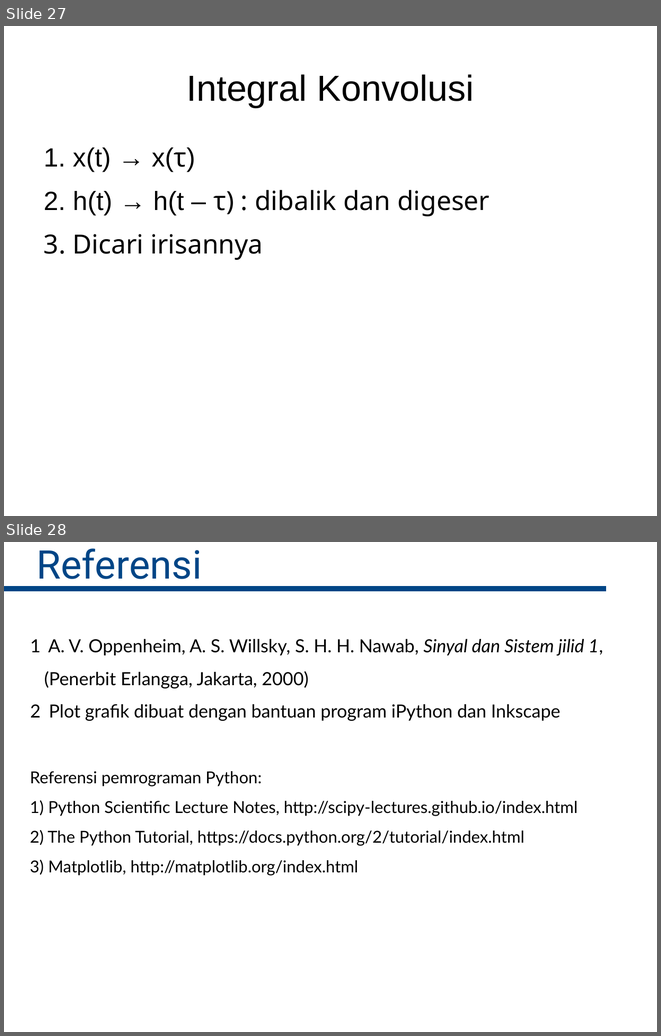
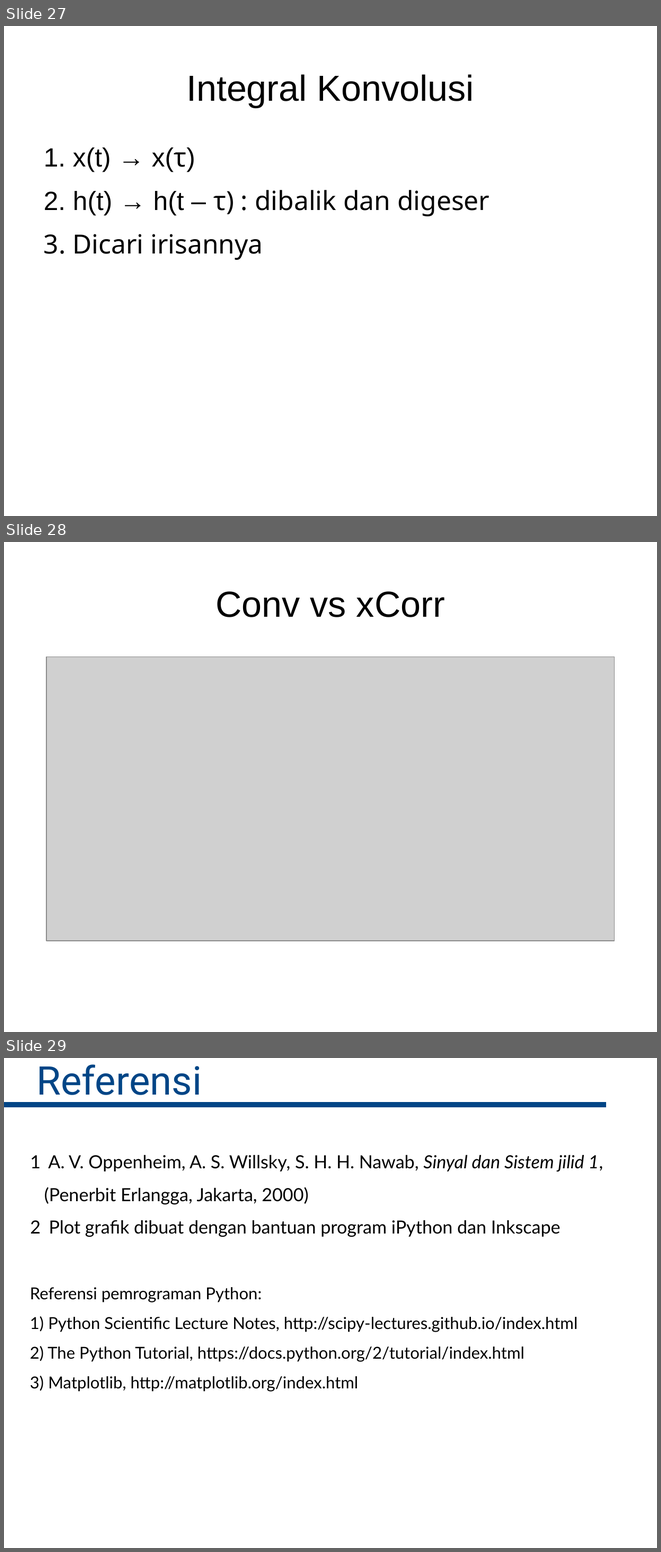
Before and after one commit to bagustris/sinyalsistem, a slide deck: slides/Lect3_SinyalSistem.odp. Shown one above the other, each under a label of ours: slides 27 and 28 before the commit, slides 27, 28 and 29 after it. The pictures are 661x1036 and 661x1552 pixels, drawn with LibreOffice and Linux fonts; fonts in the diff are those of the drawing; grey boxes stand for pictures. Boxes give left, top, right and bottom in pixels: in the first picture for what was removed or moved away, otherwise in the second. Text is boxed around its words. In the diff, an @@ line names an element or a change of style, - is before the commit and + after.

```diff
--- a/slides/Lect3_SinyalSistem.odp
+++ b/slides/Lect3_SinyalSistem.odp
@@ slide 28 added at [4, 542, 657, 1032], background #FFFFFF @@
@@ title added at [215, 591, 445, 617], 44 pt, text #000000 @@
+Conv vs xCorr
@@ picture added at [46, 656, 615, 940] @@
@@ what was slide 28 is now slide 29 @@
```
Also in this commit, not shown: 10 slides changed, 4 other files.
